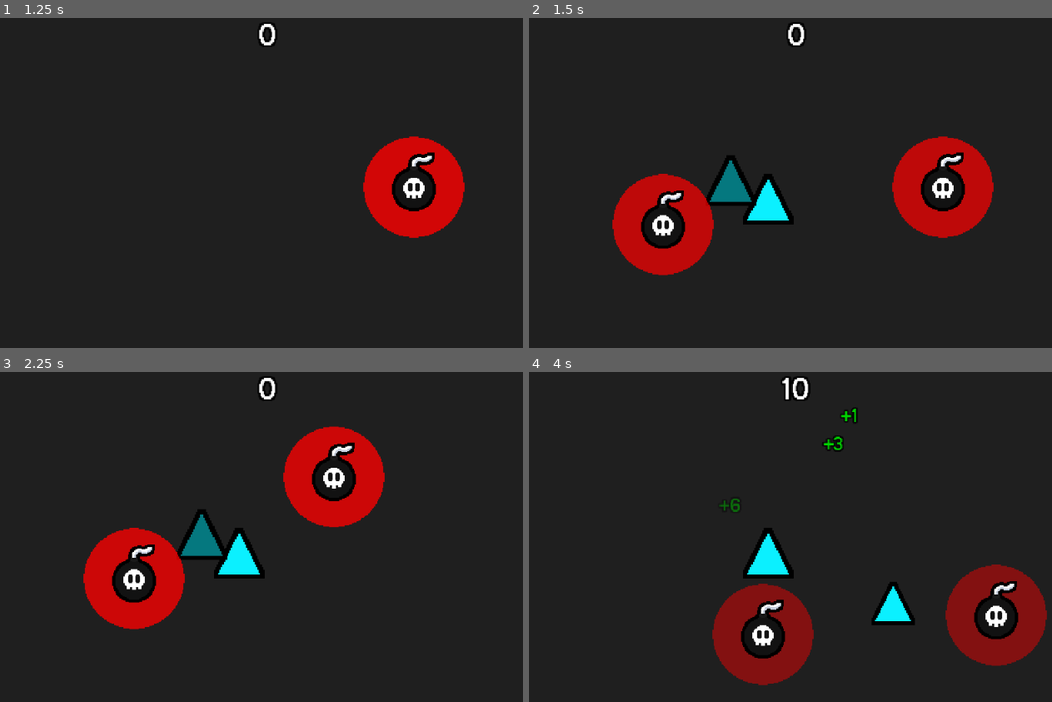
Above: before the commit, frames 1-4 (two rows, left to right).
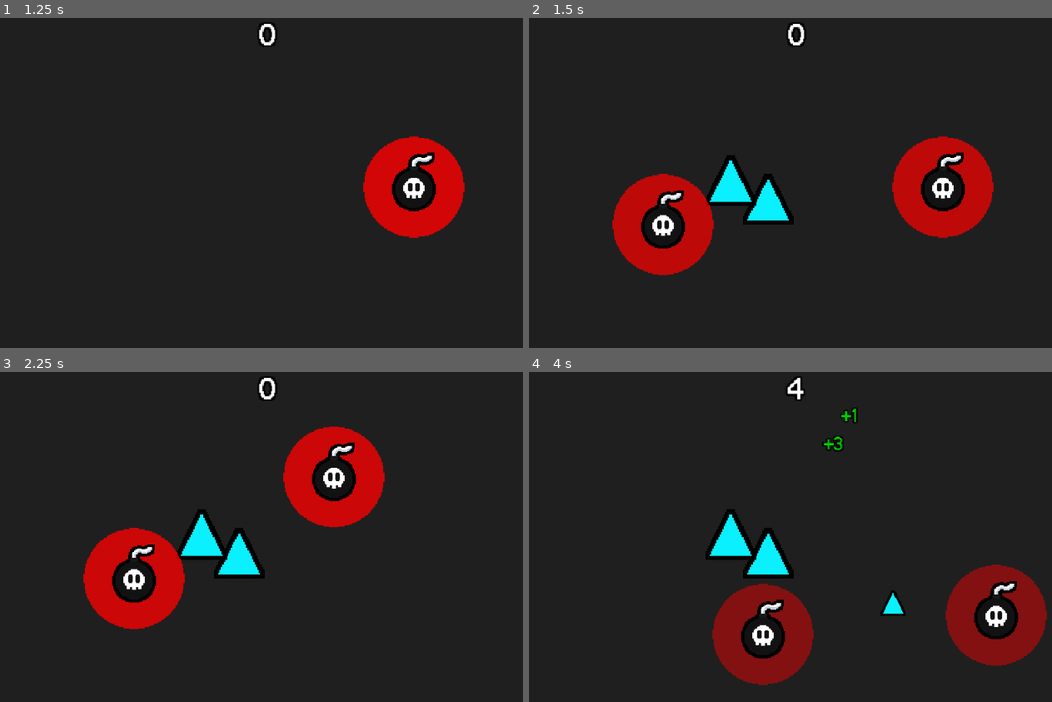
Above: after the commit, the same moments.

Repository: SpicyTime/BlastForge
Game: Godot game, scene res://main/main.tscn
The game is run twice, just before and just after one commit, with the same random seed, the same clock (stepped at 60 frames per second) and the same inputs. The engine's default icon, where the game draws it, is replaced by a stand-in: a white triangle on a blue panel in a dark square.
Inputs (mouse positions are in pixels of both pictures, inside the frame that each line leads up to):
- Up to frame 1 (1.25 s): tap Enter at 0.5 s; move the mouse to (413, 186) at 0.52 s; click (413, 186) at 0.6 s
- Up to frame 2 (1.5 s): move the mouse to (664, 225) at 1.27 s; click (664, 225) at 1.35 s
- Up to frame 3 (2.25 s): move the mouse to (334, 477) at 2.02 s; click (334, 477) at 2.1 s
- Up to frame 4 (4 s): move the mouse to (764, 636) at 2.77 s; click (764, 636) at 2.85 s; move the mouse to (994, 616) at 3.52 s; click (994, 616) at 3.6 s

Frame 1 is identical in both runs. In frame 2, 0.5% of the frame differs, in the area x 34-43%, y 43-56%; in frame 3, 0.5%; in frame 4, 1.8%, in the area x 33-74%, y 1-77%.

Commit message:
Tweened the breakable sprite scale when spawning and despawning, as well as refactored how the explosive breakable type spawns bombs

Diff:
--- a/breakables/breakable.gd
+++ b/breakables/breakable.gd
@@ -8,7 +8,7 @@
 var base_modulate: Color = modulate
 var explosion_detected_modulate: Color = Color(0.5, 0.5, 0.5)
 var type: Enums.BreakableType = Enums.BreakableType.NORMAL
-var parent_container: Node2D = null
+var is_scaled: bool = false
 var size_scales: Dictionary[Enums.ShapeSize, float] = {
 	Enums.ShapeSize.SMALL : 1.0,
 	Enums.ShapeSize.MEDIUM : 1.15,
@@ -17,23 +17,45 @@
 
 
 func _ready() -> void:
+	_set_up_colliders()
+	_set_up_health()
+	breakable_sprite.texture = shape_component.get_shape_texture()
+	breakable_sprite.scale = Vector2.ZERO
+	var final_scale: Vector2 = Vector2(size_scales[shape_component.get_shape_size()], size_scales[shape_component.get_shape_size()])
+	var scale_up_tween: Tween = get_tree().create_tween().set_ease(Tween.EASE_OUT).set_trans(Tween.TRANS_LINEAR)
+	var scale_up_time: float = 0.2
+	scale_up_tween.tween_property(breakable_sprite, "scale", final_scale, scale_up_time)
+	# This will make it feel a little nicer
+	await get_tree().create_timer(scale_up_time / 2).timeout
+	hurtbox_collider.disabled = false
+
+
+func handle_despawn() -> void:
+	var scale_down_tween: Tween = get_tree().create_tween().set_ease(Tween.EASE_OUT).set_trans(Tween.TRANS_LINEAR)
+	var scale_down_time: float = 0.3
+	scale_down_tween.tween_property(breakable_sprite, "scale", Vector2.ZERO, scale_down_time)
+	# Allows it to still be blown up for a bit
+	await get_tree().create_timer(scale_down_time * 0.75).timeout
+	if is_instance_valid(self): # Checks if the breakable has been destroyed
+		hurtbox_collider.disabled = true
+		await scale_down_tween.finished # Checks if the breakable has been destroyed
+		queue_free()
+
+
+
+func _set_up_colliders() -> void:
 	# Sets Colliders
 	var collision_shape: Shape2D = shape_component.get_shape_collider()
 	hurtbox_collider.set_deferred("shape", collision_shape)
 	detector_collider.set_deferred("shape", collision_shape)
 
-	breakable_sprite.texture = shape_component.get_shape_texture()
+
+func _set_up_health() -> void:
 	var health_amount = shape_component.get_shape_health()
 	health.set_health(health_amount)
 	health.set_max_health(health_amount)
 	SignalManager.health_depleted.connect(_on_health_depleted)
-	add_child(load("uid://crewdcx8grnpe").instantiate())
-	scale = Vector2(size_scales[shape_component.get_shape_size()], size_scales[shape_component.get_shape_size()])
 
-	parent_container = get_parent()
-	$BreakableBehavior.breakable = self
-	await get_tree().create_timer(0.2).timeout
-	hurtbox_collider.disabled = false
 
 
 func _on_health_depleted(health_node: Health) -> void:
--- a/breakables/breakable.tscn
+++ b/breakables/breakable.tscn
@@ -1,8 +1,9 @@
-[gd_scene load_steps=5 format=3 uid="uid://btmk54xyeo44e"]
+[gd_scene load_steps=6 format=3 uid="uid://btmk54xyeo44e"]
 
 [ext_resource type="Script" uid="uid://d3iknp440glsy" path="res://breakables/breakable.gd" id="1_srh6f"]
 [ext_resource type="Texture2D" uid="uid://dgqwej8vqbje8" path="res://breakables/sprites/triangle_sprite.png" id="2_x566u"]
 [ext_resource type="PackedScene" uid="uid://bcjrft2uixwu1" path="res://health_system/hurtbox.tscn" id="3_srh6f"]
+[ext_resource type="PackedScene" uid="uid://crewdcx8grnpe" path="res://breakables/breakable_behavior.tscn" id="5_813x3"]
 [ext_resource type="Script" uid="uid://dyakc7t63f14m" path="res://health_system/health.gd" id="5_x566u"]
 
 [node name="Breakable" type="Node2D"]
@@ -27,5 +28,7 @@
 max_health = 1
 metadata/_custom_type_script = "uid://dyakc7t63f14m"
 
+[node name="BreakableBehavior" parent="." instance=ExtResource("5_813x3")]
+
 [connection signal="area_entered" from="ExplosionDetector" to="." method="_on_explosion_detector_area_entered"]
 [connection signal="area_exited" from="ExplosionDetector" to="." method="_on_explosion_detector_area_exited"]
--- a/breakables/breakable_behavior.gd
+++ b/breakables/breakable_behavior.gd
@@ -25,11 +25,8 @@
 
 
 func handle_exploder() -> void:
-	# Adds it to world
-	var world: World = breakable.parent_container.world
-	var instance: Explosive = world.create_explosive(breakable.position)
-	# Matches the defer when created
-	instance.call_deferred("handle_placed")
+	# Other data might need to be sent, but this is it for now
+	SignalManager.spawn_explosive.emit(breakable.position)
 
 
 func handle_spawner() -> void:
--- a/game/breakable_spawner.gd
+++ b/game/breakable_spawner.gd
@@ -7,7 +7,6 @@
 var despawn_time_limit: float = spawn_time_limit * 2.1
 var despawn_threshold: int = int(spawn_limit / 1.5)
 var bunch_spawn_chance: float = 0.08
-var world: World = null
 var breakable_type_weights: Dictionary[Enums.BreakableType, float] = {
 	Enums.BreakableType.NORMAL : 1.0,
 	Enums.BreakableType.EXPLOSIVE : 0.0,
@@ -39,7 +38,6 @@
 func _ready() -> void:
 	SignalManager.spawn_breakable_request.connect(_on_spawn_breakable_requested)
 	SignalManager.spawn_breakable_bunch_request.connect(_on_spawn_breakable_bunch_requested)
-	world = get_parent()
 
 
 func _process(delta: float) -> void:
@@ -113,7 +111,7 @@
 	despawn_time_passed += delta
 	if despawn_time_passed >= despawn_time_limit and get_child_count() >= despawn_threshold:
 		despawn_time_passed = 0.0
-		get_child(0).queue_free()
+		get_child(0).handle_despawn()
 
 # Adds all the weights in the shape type weight table
 func _calc_shape_weight_total() -> float:
--- a/game/world.gd
+++ b/game/world.gd
@@ -54,3 +54,9 @@
 	var text = "+" + str(breakable_instance.shape_component.get_shape_value())
 
 	spawn_floating_text(text ,breakable_instance.position + Vector2(0, -10.0), Color.GREEN, 1.15)
+
+
+func spawn_explosive(explosive_position: Vector2):
+	var explosive_instance: Explosive = create_explosive(explosive_position)
+	# Matches the defer in the creation
+	explosive_instance.call_deferred("handle_placed")
--- a/main/autoloads/signal_manager.gd
+++ b/main/autoloads/signal_manager.gd
@@ -14,3 +14,6 @@
 # Spawn System
 signal spawn_breakable_request(position: Vector2, shape_type: Enums.ShapeType, breakable_type: Enums.BreakableType)
 signal spawn_breakable_bunch_request(amount: int, positions: Array[Vector2], shape_types: Array[Enums.ShapeType], breakable_types: Array[Enums.BreakableType])
+
+# World
+signal spawn_explosive(explosive_position: Vector2)
